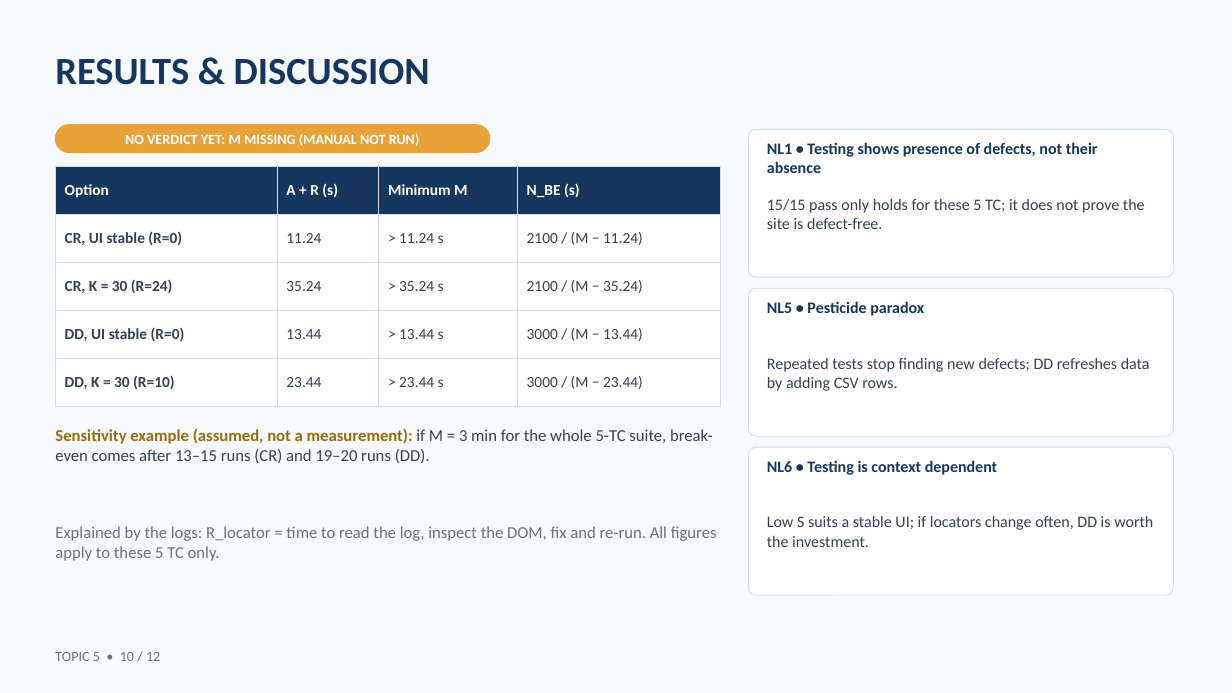
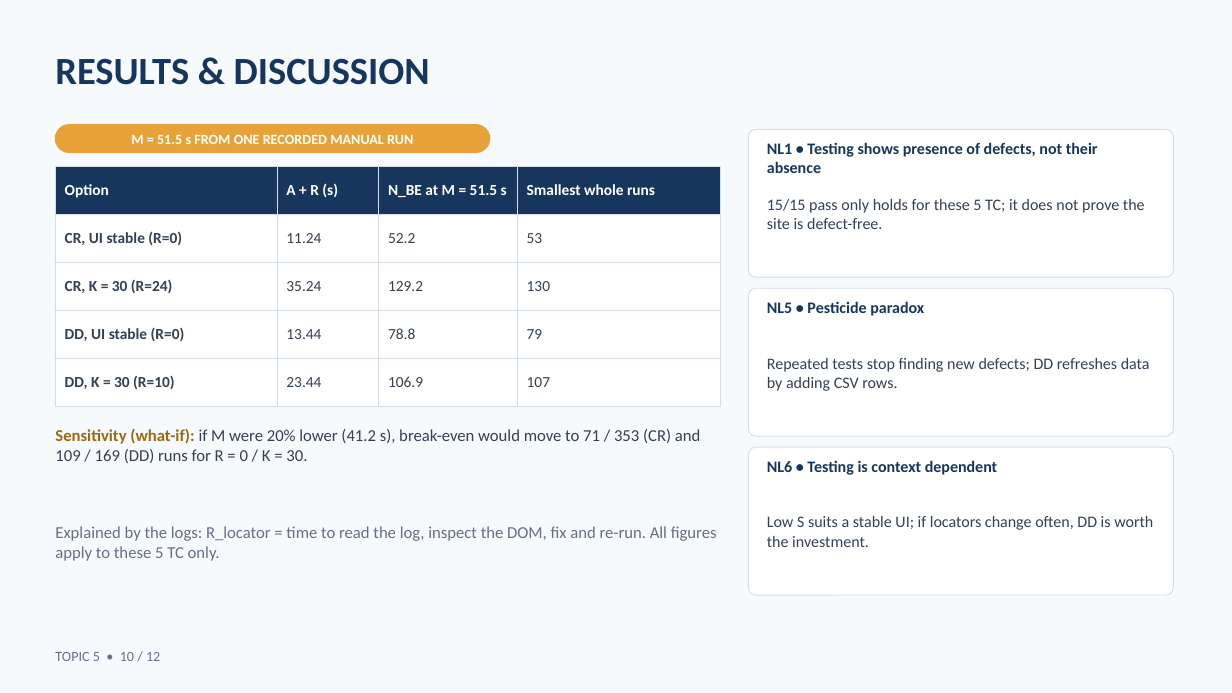
Before and after one commit to pthaok6/RBL_SWT, a slide deck: slide 10 of 05_ReportSlides/Group_Topic5_Slides.pptx. Drawn at 1232x693 pixels with LibreOffice and Linux fonts; fonts in the diff are those of the drawing. Boxes give left, top, right and bottom in pixels: in the first picture for what was removed or moved away, otherwise in the second. Text is boxed around its words. In the diff, an @@ line names an element or a change of style, - is before the commit and + after.

```diff
--- a/05_ReportSlides/Group_Topic5_Slides.pptx
+++ b/05_ReportSlides/Group_Topic5_Slides.pptx
@@ text at <box>131,134,413,144</box>: text changed @@
-NO VERDICT YET: M MISSING (MANUAL NOT RUN)
+M = 51.5 s FROM ONE RECORDED MANUAL RUN
@@ table at <box>55,166,721,407</box> @@
-row 1, column 3: Minimum M
+row 1, column 3: N_BE at M = 51.5 s
-row 1, column 4: N_BE (s)
+row 1, column 4: Smallest whole runs
-row 2, column 3: > 11.24 s
+row 2, column 3: 52.2
-row 2, column 4: 2100 / (M − 11.24)
+row 2, column 4: 53
-row 3, column 3: > 35.24 s
+row 3, column 3: 129.2
-row 3, column 4: 2100 / (M − 35.24)
+row 3, column 4: 130
-row 4, column 3: > 13.44 s
+row 4, column 3: 78.8
-row 4, column 4: 3000 / (M − 13.44)
+row 4, column 4: 79
-row 5, column 3: > 23.44 s
+row 5, column 3: 106.9
-row 5, column 4: 3000 / (M − 23.44)
+row 5, column 4: 107
@@ text at <box>55,428,700,463</box>: text changed @@
-Sensitivity example (assumed, not a measurement): if M = 3 min for the whole 5-TC suite, break-even comes after 13–15 runs (CR) and 19–20 runs (DD).
+Sensitivity (what-if): if M were 20% lower (41.2 s), break-even would move to 71 / 353 (CR) and 109 / 169 (DD) runs for R = 0 / K = 30.
```
Also in this commit, not shown: 9 other slides changed, 7 other files.
